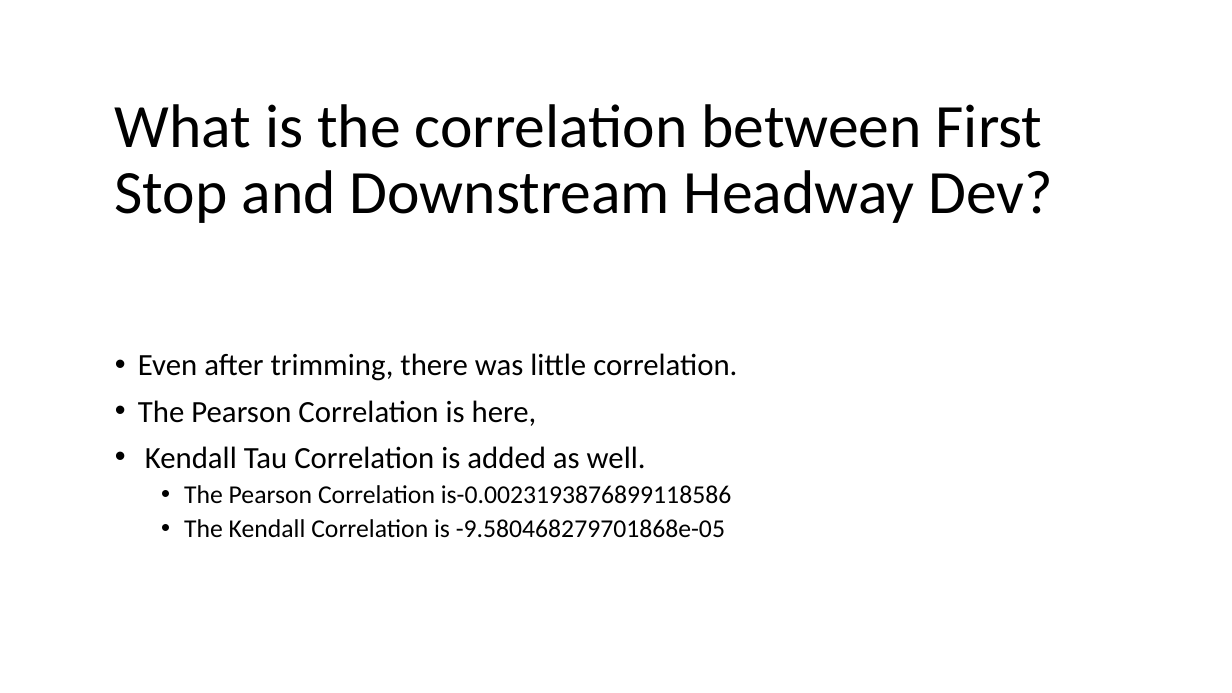
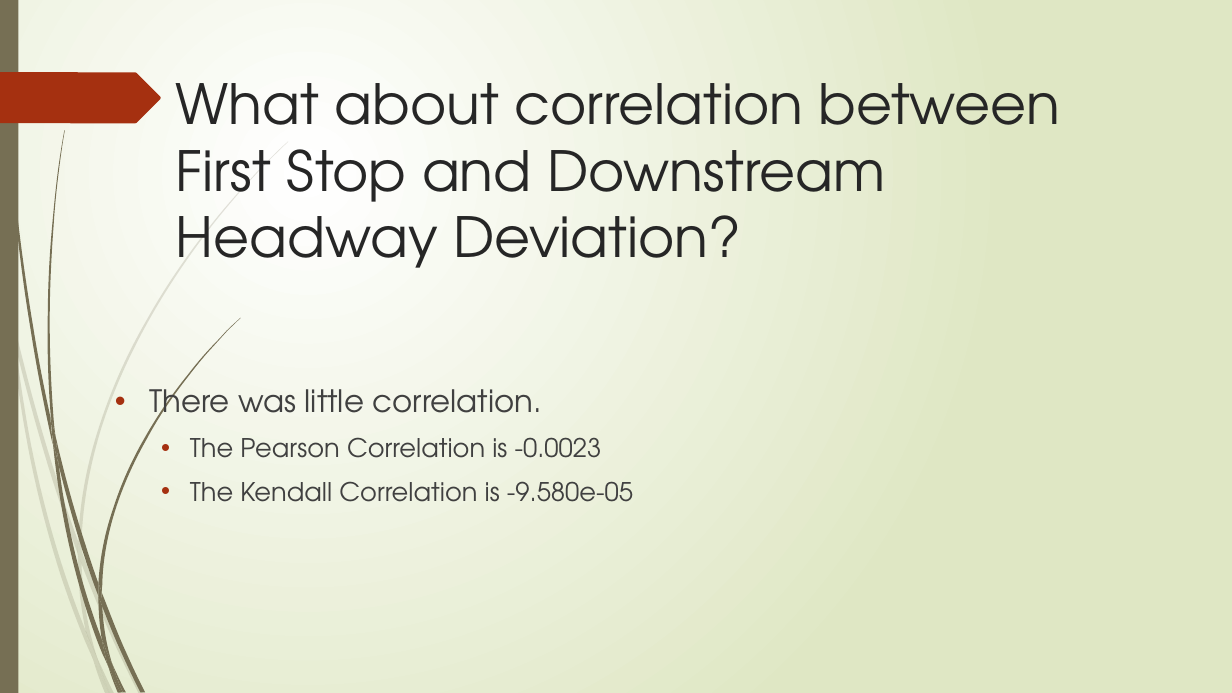
Before and after one commit to nss-data-science-cohort-7/wego-boooleans, a slide deck: slide 7 of Q1_wego.pptx (slide 6 before the commit). Drawn at 1232x693 pixels with LibreOffice and Linux fonts; fonts in the diff are those of the drawing. Boxes give left, top, right and bottom in pixels: in the first picture for what was removed or moved away, otherwise in the second. Text is boxed around its words. In the diff, an @@ line names an element or a change of style, - is before the commit and + after.

```diff
--- a/Q1_wego.pptx
+++ b/Q1_wego.pptx
@@ background #FFFFFF to gradient #FFFFFF to #DFE8C4 @@
@@ rectangle added at bbox=[0, 0, 18, 693], fill #766F54 @@
@@ freeform shape added at bbox=[0, 72, 161, 123], fill #A53010 @@
@@ title at bbox=[176, 83, 1061, 268]: text changed; size 48 to 43.2 pt; font Calibri to TeX Gyre Adventor; text colour #000000 to #262626 @@
-What is the correlation between First Stop and Downstream Headway Dev?
+What about correlation between First Stop and Downstream Headway Deviation?
@@ text at bbox=[150, 381, 633, 502]: text changed; size 24 to 20 pt; font Calibri to TeX Gyre Adventor; text colour #000000 to #404040 @@
-• Even after trimming, there was little correlation.
-• The Pearson Correlation is here,
-• Kendall Tau Correlation is added as well.
-  • The Pearson Correlation is-0.0023193876899118586
-  • The Kendall Correlation is -9.580468279701868e-05
+• There was little correlation.
+  • The Pearson Correlation is -0.0023
+  • The Kendall Correlation is -9.580e-05
@@ group added at bbox=[0, 141, 288, 693]: 10 freeform shapes @@
@@ group added at bbox=[3, 0, 240, 693]: 12 freeform shapes @@
```
Also in this commit, not shown: 6 other slides changed, 1 slide added.
